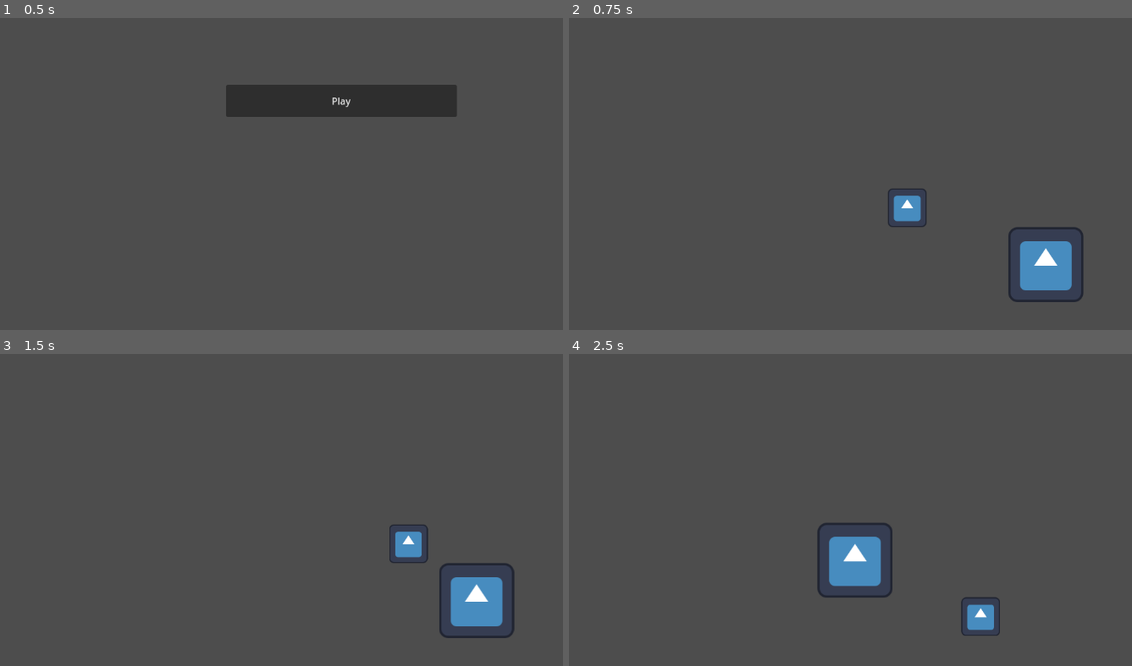
Above: before the commit, frames 1-4 (two rows, left to right).
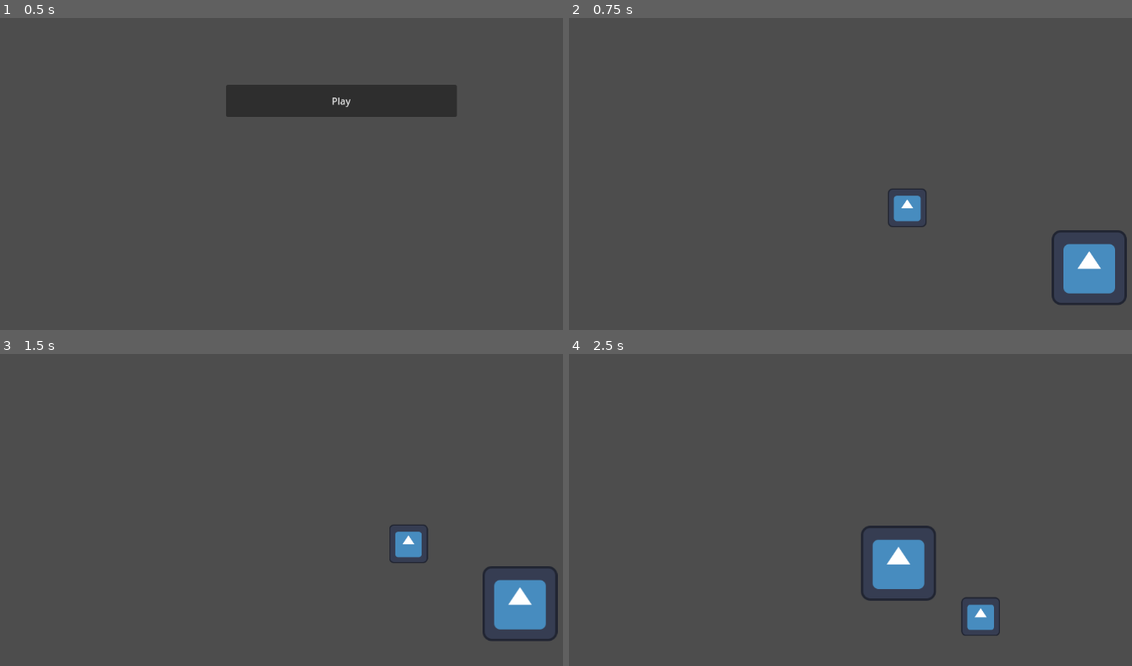
Above: after the commit, the same moments.

Repository: AWIX-studio/raiden_project
Game: Godot game, scene res://MainMenu.tscn
Same seed, same stepped clock (60 frames per second), same inputs: the game is played once before the commit and once after it. The project has no main scene, so this scene is started directly. The engine's default icon, where the game draws it, is replaced by a stand-in: a white triangle on a blue panel in a dark square.
Inputs:
- Up to frame 1 (0.5 s): no input
- Up to frame 2 (0.75 s): click "Play" at 0.5 s
- Up to frame 3 (1.5 s): tap Enter at 1.25 s; hold Right (ui_right) from 1.28 s (still down); hold Shift (sprint) from 1.28 s (still down)
- Up to frame 4 (2.5 s): release Right (ui_right) at 2.03 s; release Shift (sprint) at 2.03 s; hold Down (ui_down) from 2.03 s (still down); tap Shift (sprint) at 2.1 s

Frame 1 is identical in both runs. In frame 2, 3.1% of the frame differs, in the area x 78-100%, y 66-92%; in frame 3, 3.1%; in frame 4, 3.2%, in the area x 44-66%, y 54-80%.

Commit message:
test commit

Diff:
--- a/node_2d.tscn
+++ b/node_2d.tscn
@@ -12,6 +12,7 @@
 position = Vector2(259, 309)
 
 [node name="Area2D2" type="Area2D" parent="."]
+position = Vector2(74, 5)
 
 [node name="CollisionShape2D" type="CollisionShape2D" parent="Area2D2"]
 position = Vector2(495, 406)
